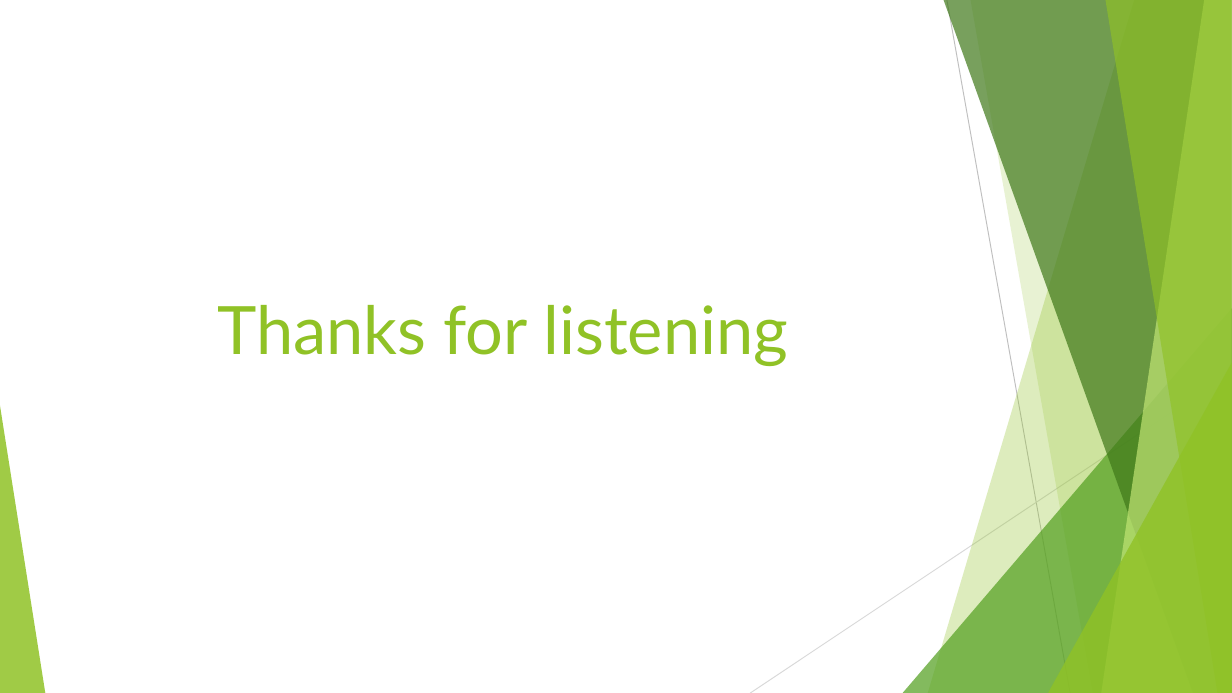
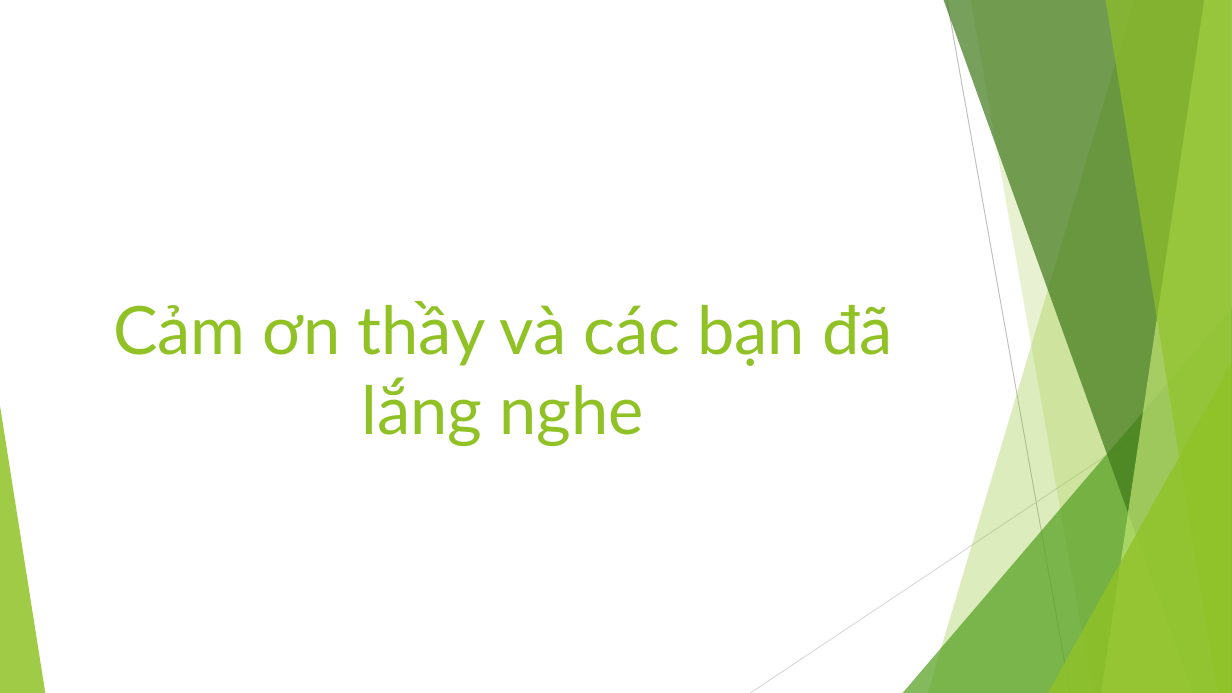
Before and after one commit to leqnam/pmbok-rnl, a slide deck: slide 31 of Bao-cao-QLDA/Nhom-6_SVN.pptx. Drawn at 1232x693 pixels with LibreOffice and Linux fonts; fonts in the diff are those of the drawing. Boxes give left, top, right and bottom in pixels: in the first picture for what was removed or moved away, otherwise in the second. Text is boxed around its words. In the diff, an @@ line names an element or a change of style, - is before the commit and + after.

```diff
--- a/Bao-cao-QLDA/Nhom-6_SVN.pptx
+++ b/Bao-cao-QLDA/Nhom-6_SVN.pptx
@@ title at bbox=[113, 301, 893, 446]: text changed @@
-Thanks for listening
+Cảm ơn thầy và các bạn đã lắng nghe
```
Also in this commit, not shown: 1 other slide changed.
